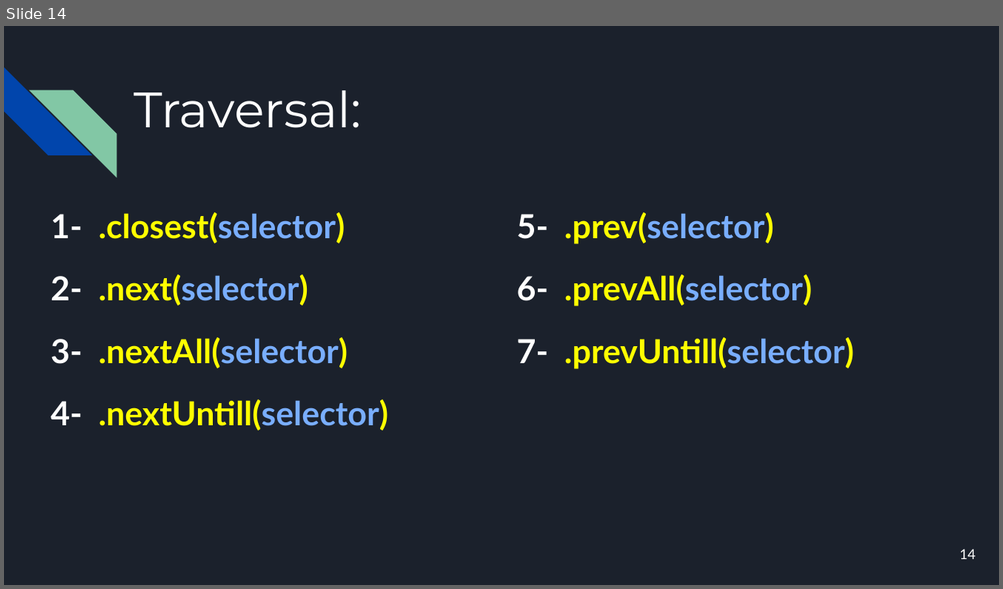
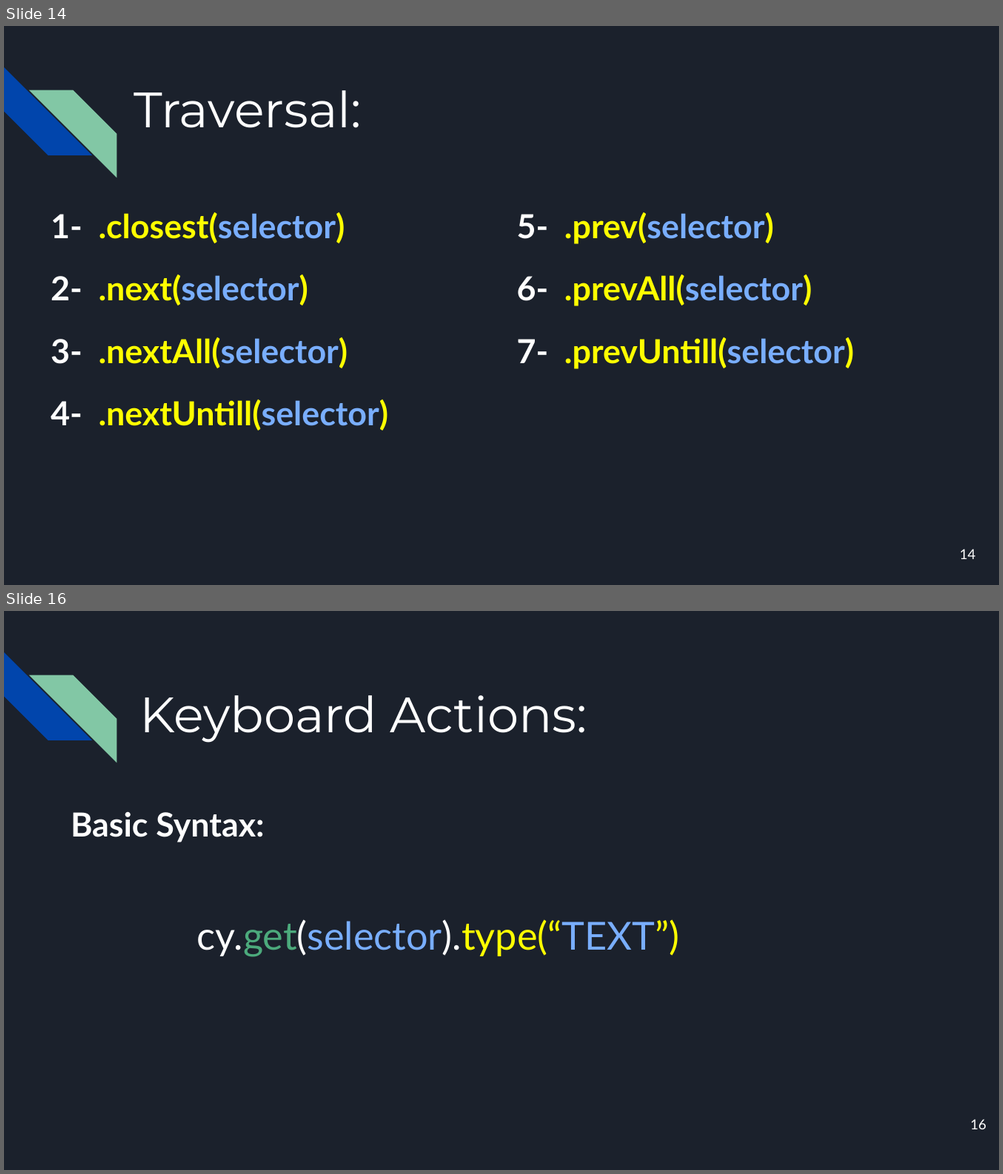
Before and after one commit to mmonfared/automationcamp-cypress, a slide deck: AutomationCamp-Cypress.pptx. Shown one above the other, each under a label of ours: slide 14 before the commit, slides 14 and 16 after it; the slides between them are not shown. The pictures are 1003x589 and 1003x1174 pixels, drawn with LibreOffice and Linux fonts; fonts in the diff are those of the drawing. Boxes give left, top, right and bottom in pixels: in the first picture for what was removed or moved away, otherwise in the second. Text is boxed around its words. In the diff, an @@ line names an element or a change of style, - is before the commit and + after.

```diff
--- a/AutomationCamp-Cypress.pptx
+++ b/AutomationCamp-Cypress.pptx
@@ slide 16 added at [4,611,999,1170], background #1B212C; not listed: 2 template elements that a slide beside it also shows @@
@@ title added at [139,695,587,743], 36 pt, text #FFFFFF @@
+Keyboard Actions:
@@ text added at [71,812,264,843], 24 pt, text #FFFFFF, bold @@
+Basic Syntax:
@@ text added at [197,920,680,957], 28 pt, text #79AEFE @@
+cy.get(selector).type(“TEXT”)
@@ page number added at [970,1119,986,1130], 10 pt, text #FFFFFF @@
+16
```
Also in this commit, not shown: 5 other slides added, 4 other files.
